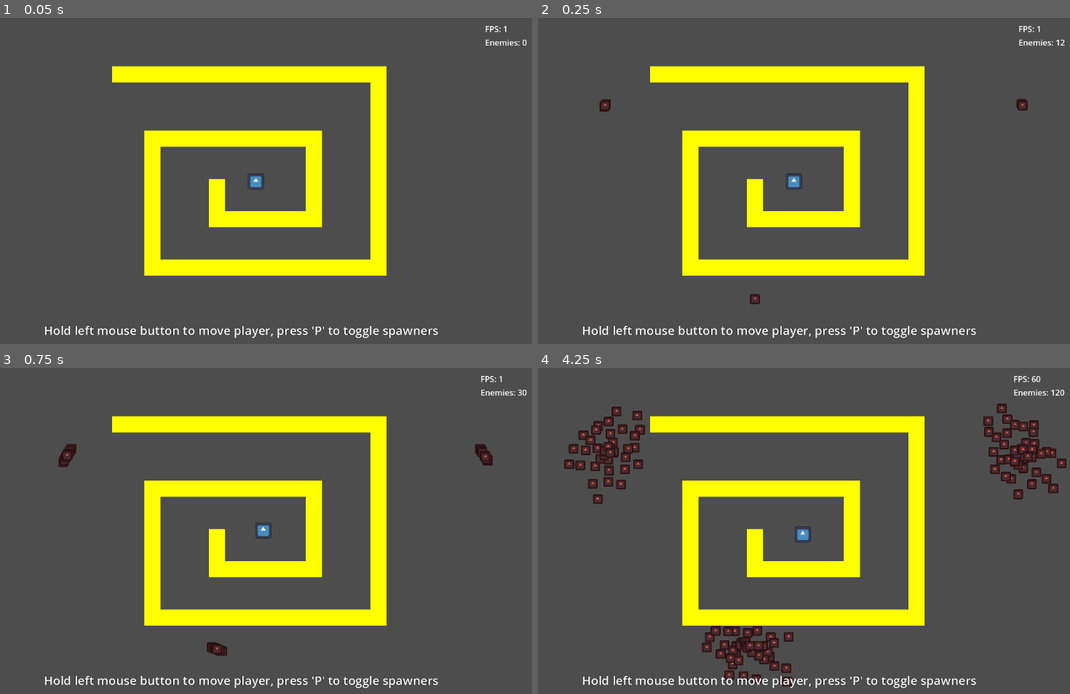
Above: before the commit, frames 1-4 (two rows, left to right).
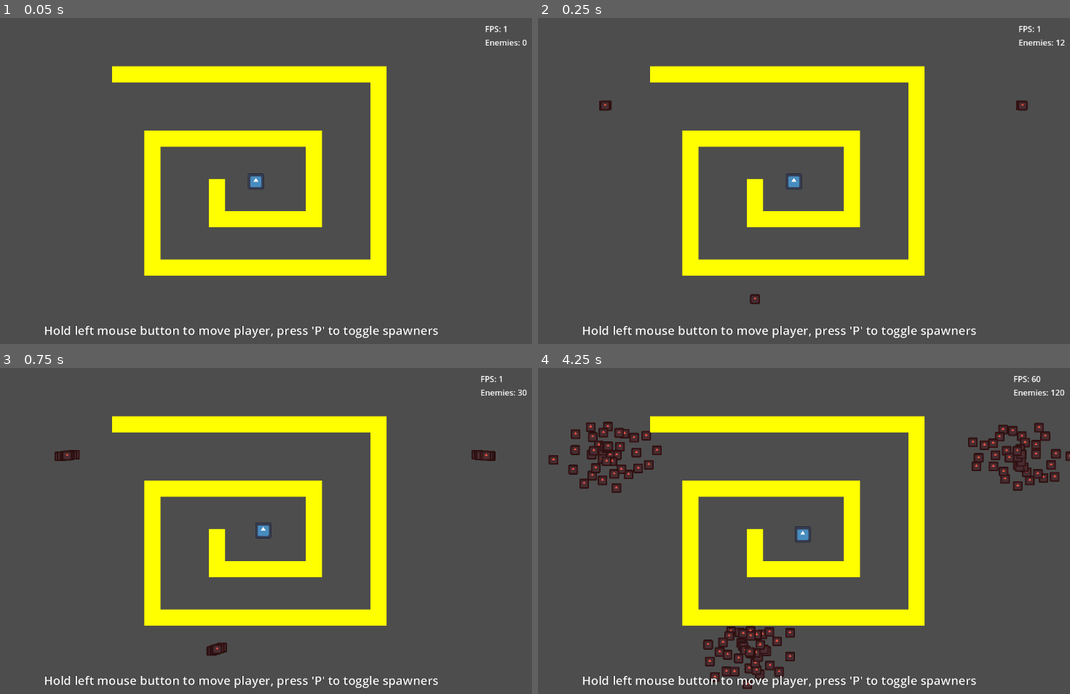
Above: after the commit, the same moments.

Repository: Griiimon/Manymies
Game: Godot game, scene res://main.tscn
Same seed, same stepped clock (60 frames per second), same inputs: the game is played once before the commit and once after it. The engine's default icon, where the game draws it, is replaced by a stand-in: a white triangle on a blue panel in a dark square.
Inputs (mouse positions are in pixels of both pictures, inside the frame that each line leads up to):
- Up to frame 1 (0.05 s): no input
- Up to frame 2 (0.25 s): no input
- Up to frame 3 (0.75 s): tap P (pause_spawner) at 0.5 s; move the mouse to (367, 514) at 0.52 s; click (367, 514) at 0.67 s
- Up to frame 4 (4.25 s): tap P (pause_spawner) every 0.75 s from 1.25 to 3.5 s; move the mouse to (660, 547) at 1.27 s; click (660, 547) at 1.42 s; move the mouse to (835, 459) at 2.02 s; click (835, 459) at 2.17 s; move the mouse to (750, 596) at 2.77 s; click (750, 596) at 2.92 s; move the mouse to (952, 579) at 3.52 s; click (952, 579) at 3.67 s

Frame 1 is identical in both runs. In frame 2, less than 0.1% of the frame differs, in the area x 11-92%, y 24-29%; in frame 3, 0.3%; in frame 4, 5.6%, in the area x 1-100%, y 10-99%.

Commit message:
no diagonal paths in flow field

Diff:
--- a/solutions/grid pathfinding/grid_pathfinding.gd
+++ b/solutions/grid pathfinding/grid_pathfinding.gd
@@ -68,10 +68,11 @@
 		var lowest:= 99
 		for x in range(-1, 2):
 			for y in range(-1, 2):
-				var neighbor: Vector2i= key + Vector2i(x, y)
-				if flow_field.has(neighbor) and flow_field[neighbor] < lowest:
-					lowest= flow_field[neighbor]
-					cached_directions[key]= Vector2(neighbor - key).normalized()
+				if x == 0 or y == 0:
+					var neighbor: Vector2i= key + Vector2i(x, y)
+					if flow_field.has(neighbor) and flow_field[neighbor] < lowest:
+						lowest= flow_field[neighbor]
+						cached_directions[key]= Vector2(neighbor - key).normalized()
 
 	if debug:
 		queue_redraw()
